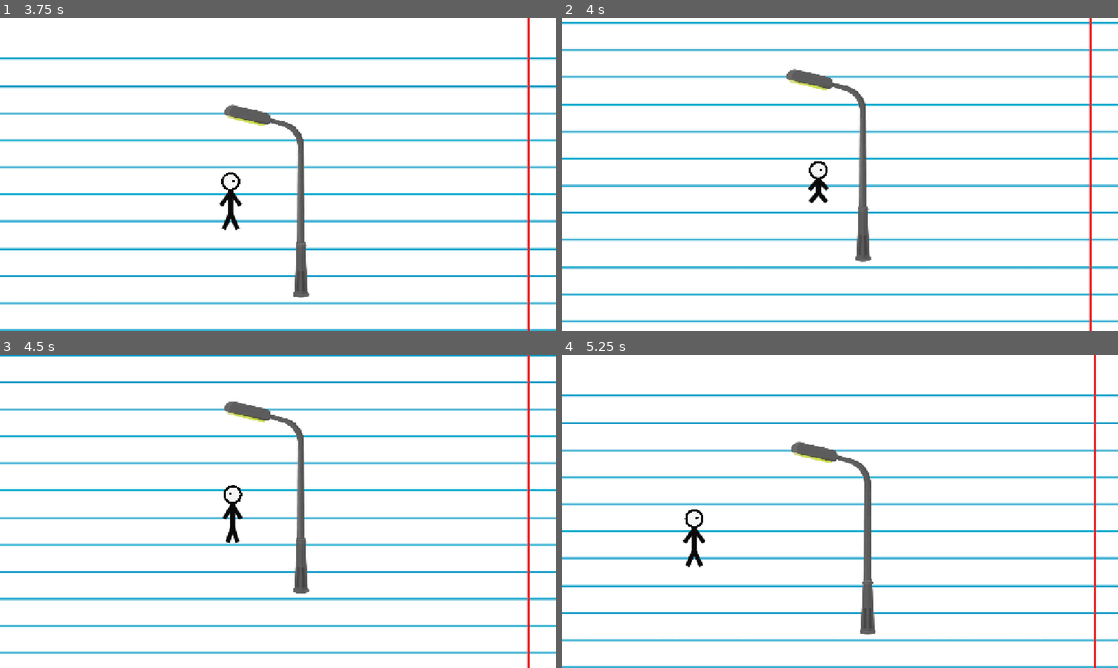
Above: before the commit, frames 1-4 (two rows, left to right).
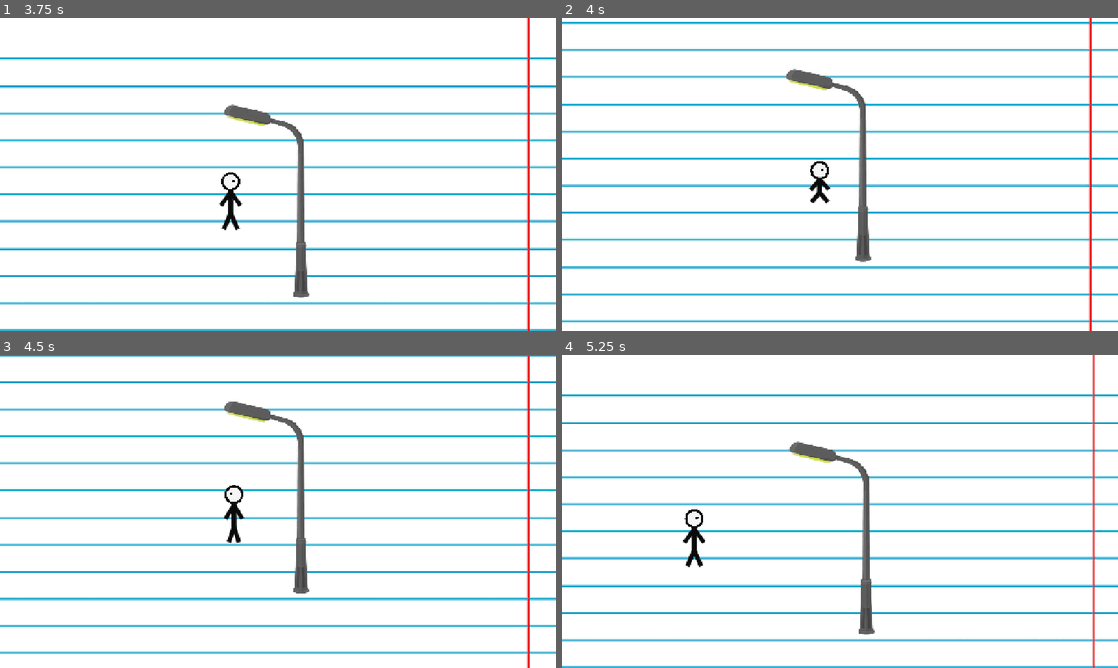
Above: after the commit, the same moments.

Repository: zamuuk13-sketch/TRY-HACKING-ME-NEW-
Game: Godot game, scene res://scenes/main.tscn
Two runs of this game, one before a commit and one after it. Both use one fixed random seed, a clock stepped at 60 frames per second and the inputs below.
Inputs:
- Up to frame 1 (3.75 s): hold C (crouch) 0.53-1.28 s; hold D (move_right) 0.53-2.03 s; tap Space (jump) at 0.77, 1.52, 3.02 s; tap Shift at 1.35, 2.85 s; hold A (move_left) 2.03-2.78 s; hold C (crouch) 2.03-2.78 s; hold D (move_right) from 2.78 s (still down); hold C (crouch) from 3.53 s (still down)
- Up to frame 2 (4 s): keep holding D (move_right); keep holding C (crouch); tap Space (jump) at 3.77 s
- Up to frame 3 (4.5 s): release D (move_right) at 4.28 s; release C (crouch) at 4.28 s; hold A (move_left) from 4.28 s (still down); tap Shift at 4.35 s
- Up to frame 4 (5.25 s): tap Space (jump) at 4.52 s; release A (move_left) at 5.03 s; hold D (move_right) from 5.03 s (still down); hold C (crouch) from 5.03 s (still down)

Frame 1 is identical in both runs. In frame 2, 0.2% of the frame differs, in the area x 41-56%, y 19-62%; in frame 3, 0.2%; in frame 4, 1.3%, in the area x 40-97%, y 0-100%.

Commit message:
Ajusta colisão do poste e reduz altura visual para a altura do personagem

Diff:
--- a/scenes/main.tscn
+++ b/scenes/main.tscn
@@ -10,7 +10,7 @@
 size = Vector2(1100, 80)
 
 [sub_resource type="RectangleShape2D" id="Rectangle_pole"]
-size = Vector2(8, 250)
+size = Vector2(4, 70)
 
 [sub_resource type="RectangleShape2D" id="Rectangle_exit"]
 size = Vector2(40, 160)
